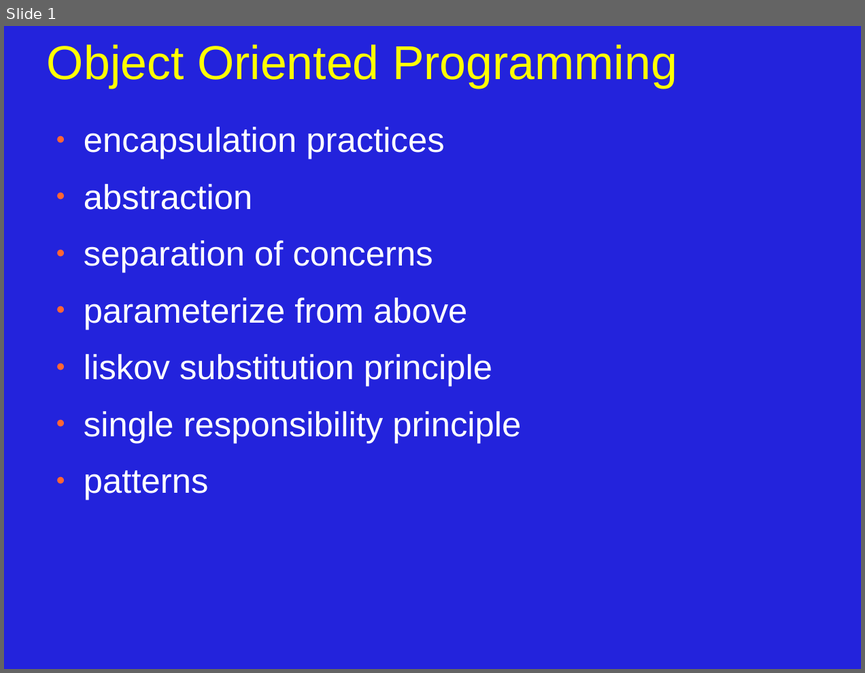
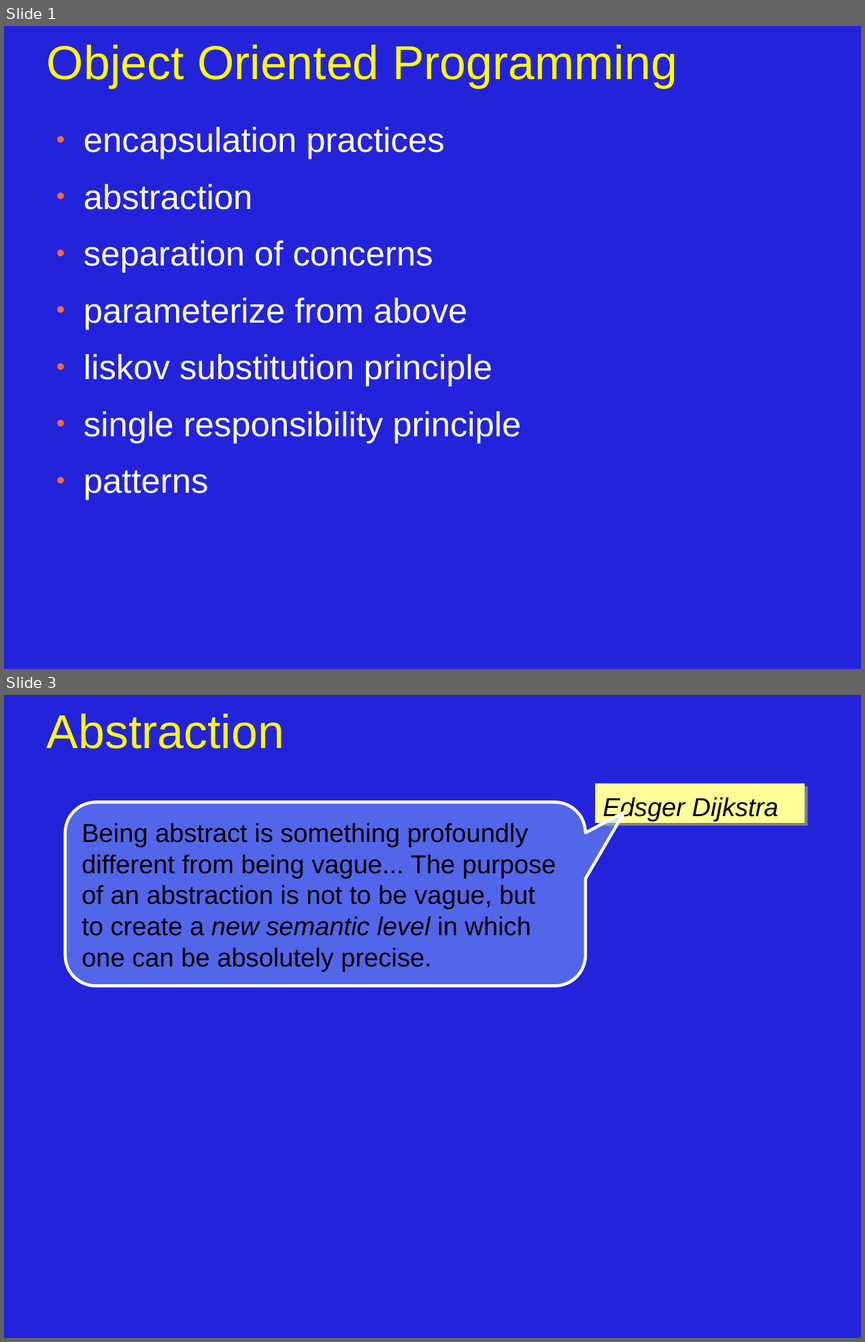
Before and after one commit to JonJagger/two-day-courses, a slide deck: cppf/08_Object_Oriented_Programming.odp. Shown one above the other, each under a label of ours: slide 1 before the commit, slides 1 and 3 after it; the slides between them are not shown. The pictures are 865x673 and 865x1342 pixels, drawn with LibreOffice and Linux fonts; fonts in the diff are those of the drawing. Boxes give left, top, right and bottom in pixels: in the first picture for what was removed or moved away, otherwise in the second. Text is boxed around its words. In the diff, an @@ line names an element or a change of style, - is before the commit and + after.

```diff
--- a/cppf/08_Object_Oriented_Programming.odp
+++ b/cppf/08_Object_Oriented_Programming.odp
@@ slide 3 added at [4, 695, 861, 1338], background #2323DC @@
@@ title added at [47, 713, 284, 749], 44 pt, text #FFFF00 @@
+Abstraction
@@ rectangle added at [595, 783, 804, 824], fill #FFFF99, 24 pt, text #000000, italic @@
+Edsger Dijkstra
@@ rounded speech box added at [65, 802, 585, 986], fill #99CCFF at 40% opacity, outline #FFFFFF 2.83 pt, 24 pt, text #000000 @@
+Being abstract is something profoundly
+different from being vague... The purpose
+of an abstraction is not to be vague, but
+to create a new semantic level in which
+one can be absolutely precise.
```
Also in this commit, not shown: 2 slides changed, 2 other slides added, 2 slides removed.
